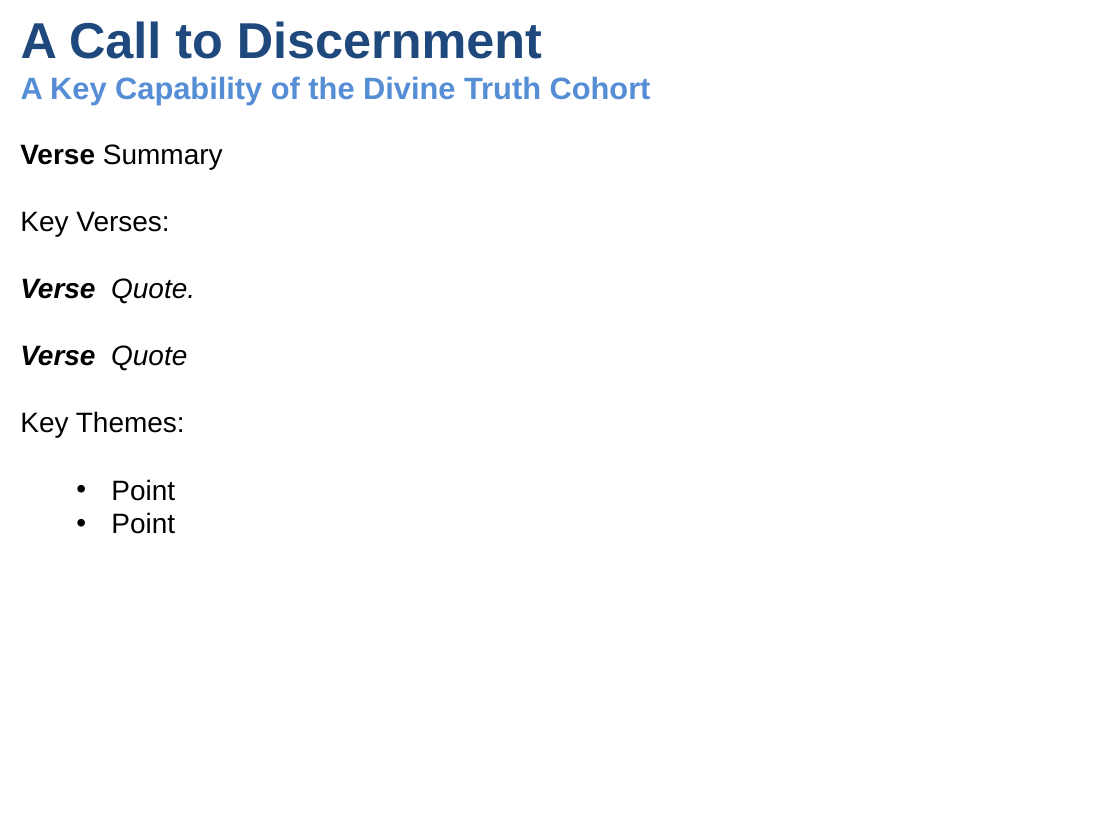
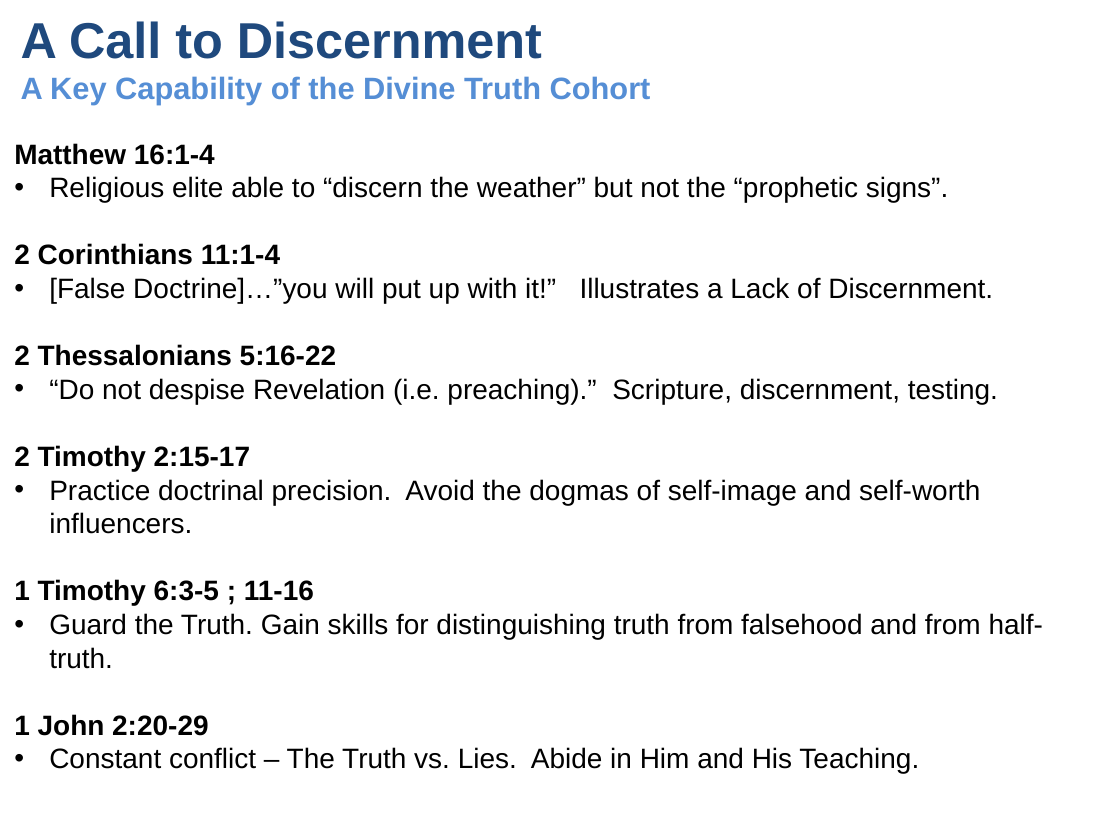
Before and after one commit to UsefulEngines/EvangelismPublic, a slide deck: slide 3 of 2025-Q3/Unity1/2025-07-06-Unity.pptx. Drawn at 1120x840 pixels with LibreOffice and Linux fonts; fonts in the diff are those of the drawing. Boxes give left, top, right and bottom in pixels: in the first picture for what was removed or moved away, otherwise in the second. Text is boxed around its words. In the diff, an @@ line names an element or a change of style, - is before the commit and + after.

```diff
--- a/2025-Q3/Unity1/2025-07-06-Unity.pptx
+++ b/2025-Q3/Unity1/2025-07-06-Unity.pptx
@@ text at [14,143,1043,774]: text changed @@
-Verse Summary
-Key Verses:
-Verse Quote.
-Verse Quote
-Key Themes:
-  • Point
-  • Point
+Matthew 16:1-4
+• Religious elite able to “discern the weather” but not the “prophetic signs”.
+2 Corinthians 11:1-4
+• [False Doctrine]…”you will put up with it!” Illustrates a Lack of Discernment.
+2 Thessalonians 5:16-22
+• “Do not despise Revelation (i.e. preaching).” Scripture, discernment, testing.
+2 Timothy 2:15-17
+• Practice doctrinal precision. Avoid the dogmas of self-image and self-worth influencers.
+1 Timothy 6:3-5 ; 11-16
+• Guard the Truth. Gain skills for distinguishing truth from falsehood and from half-truth.
+1 John 2:20-29
+• Constant conflict – The Truth vs. Lies. Abide in Him and His Teaching.
```
Also in this commit, not shown: 1 other slide changed, 2 slides added, 2 slides removed.
